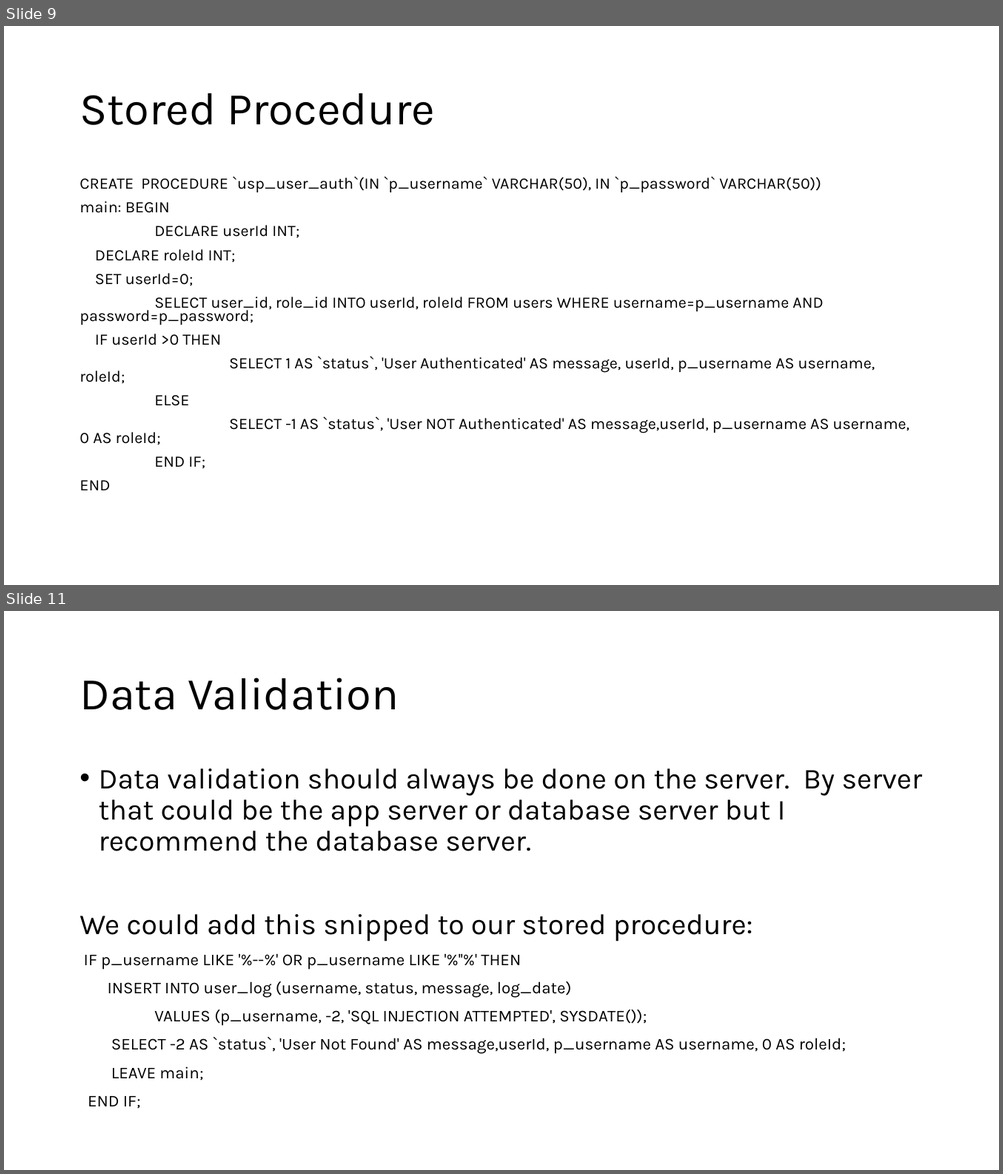
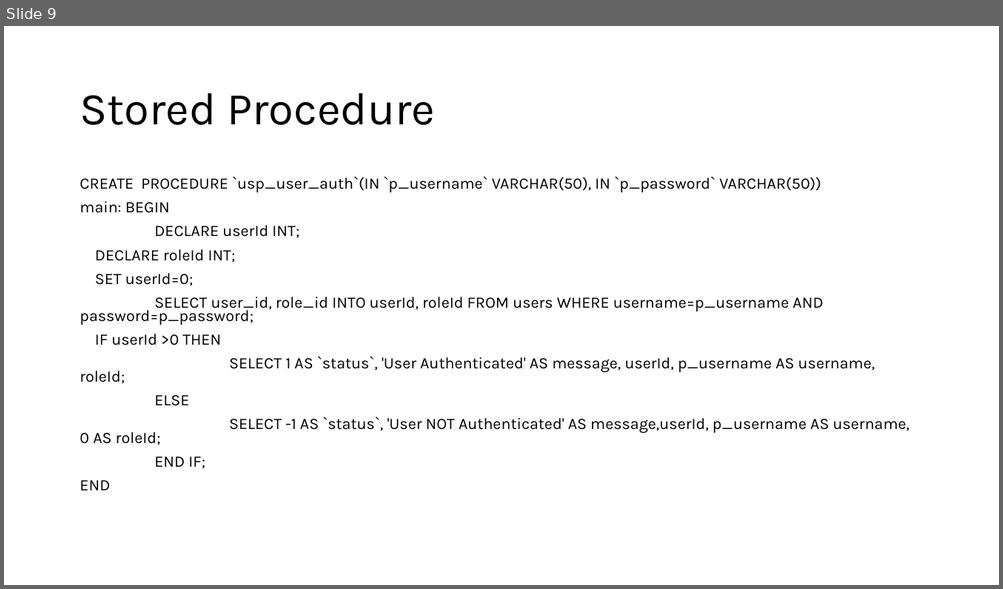
Before and after one commit to appjedi/youtube, a slide deck: SQL/SQL Python.pptx. Shown one above the other, each under a label of ours: slides 9 and 11 before the commit, slide 9 after it; the slides between them are not shown. The pictures are 1003x1174 and 1003x589 pixels, drawn with LibreOffice and Linux fonts; fonts in the diff are those of the drawing. Boxes give left, top, right and bottom in pixels: in the first picture for what was removed or moved away, otherwise in the second. Text is boxed around its words. In the diff, an @@ line names an element or a change of style, - is before the commit and + after.

```diff
--- a/SQL/SQL Python.pptx
+++ b/SQL/SQL Python.pptx
@@ slide 11 removed at (4,611,999,1170), background #FFFFFF @@
@@ title removed at (79,678,399,710) @@
-Data Validation
@@ text removed at (79,769,922,1109) @@
-• Data validation should always be done on the server. By server that could be the app server or database server but I recommend the database server.
-We could add this snipped to our stored procedure:
-IF p_username LIKE '%--%' OR p_username LIKE '%''%' THEN
-INSERT INTO user_log (username, status, message, log_date)
-VALUES (p_username, -2, 'SQL INJECTION ATTEMPTED', SYSDATE());
-SELECT -2 AS `status`, 'User Not Found' AS message,userId, p_username AS username, 0 AS roleId;
-LEAVE main;
-END IF;
```
Also in this commit, not shown: 3 other slides removed.
